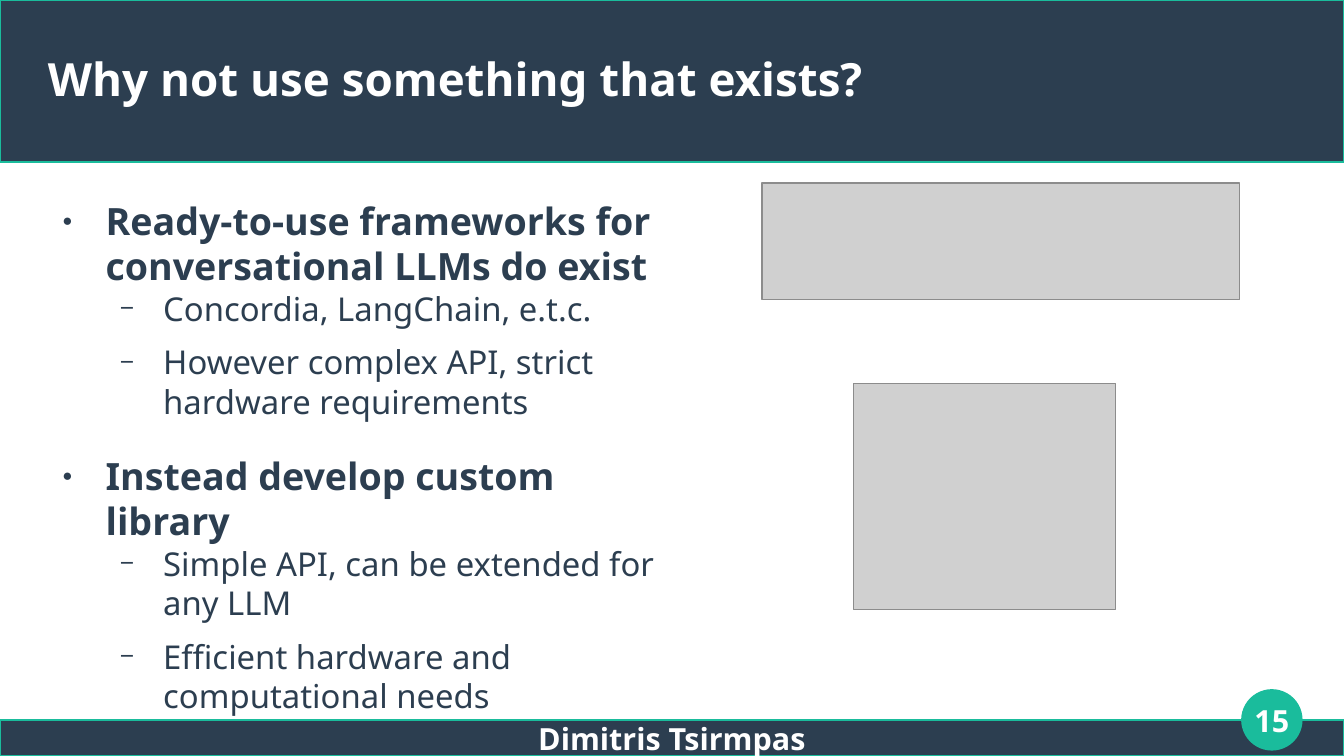
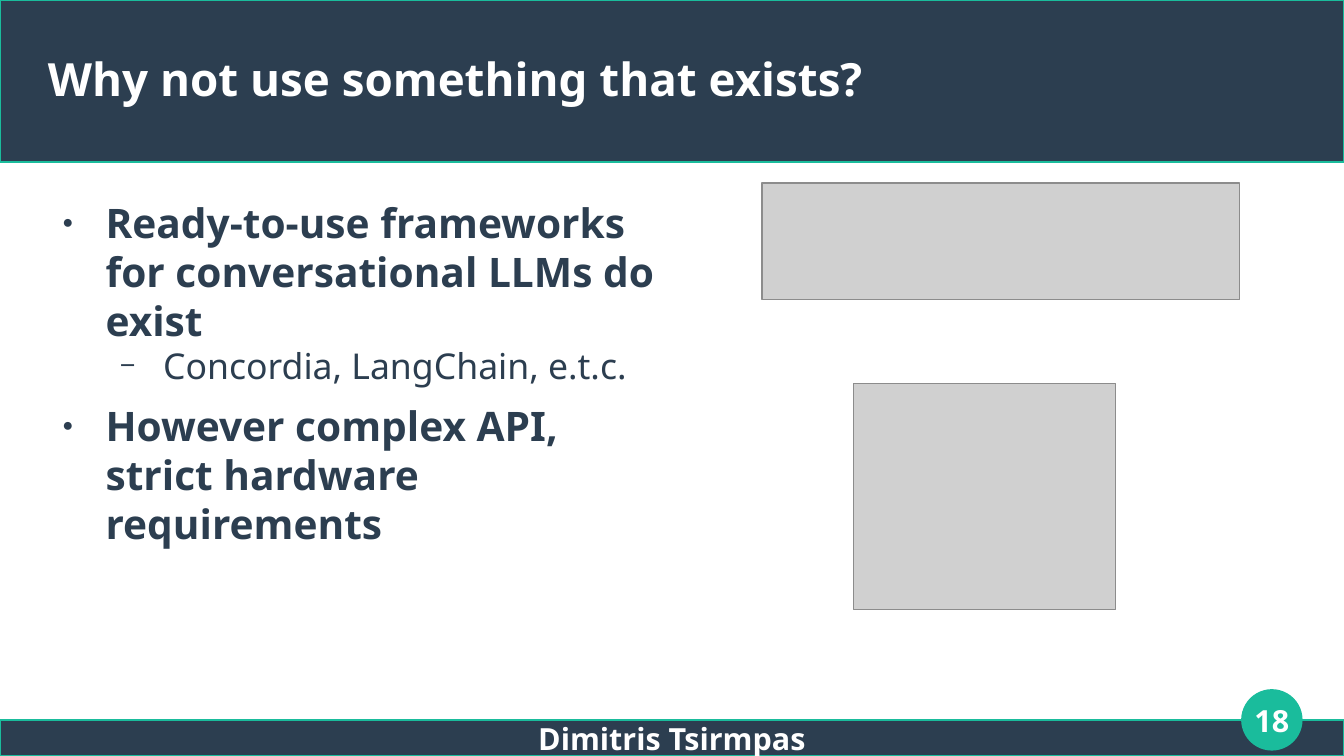
Before and after one commit to dimits-ts/llm_moderation_research, a slide deck: slide 18 of presentations/thesis.odp (slide 15 before the commit). Drawn at 1344x756 pixels with LibreOffice and Linux fonts; fonts in the diff are those of the drawing; grey boxes stand for pictures. Boxes give left, top, right and bottom in pixels: in the first picture for what was removed or moved away, otherwise in the second. Text is boxed around its words. In the diff, an @@ line names an element or a change of style, - is before the commit and + after.

```diff
--- a/presentations/thesis.odp
+++ b/presentations/thesis.odp
@@ text "Ready-to-use frameworks for conversational LLMs ..." at bbox=[106, 207, 654, 549]: size 22.2 to 24 pt in "Ready-to-use frameworks for conversational LLMs do exist"; size 19.4 to 21 pt in "Concordia, LangChain, e.t.c."; size 19.4 to 24 pt, bold on in "However complex API, strict hardware requirements"; bullet − to ●; list level 2 to 1 in "However complex API, strict hardware ..." @@
@@ text at bbox=[106, 461, 654, 716]: paragraphs removed @@
-● Instead develop custom library
-  − Simple API, can be extended for any LLM
-  − Efficient hardware and computational needs
@@ page number at bbox=[1254, 710, 1289, 733]: text changed @@
-15
+18
```
Also in this commit, not shown: 13 other slides changed, 7 slides added, 1 slide removed.
